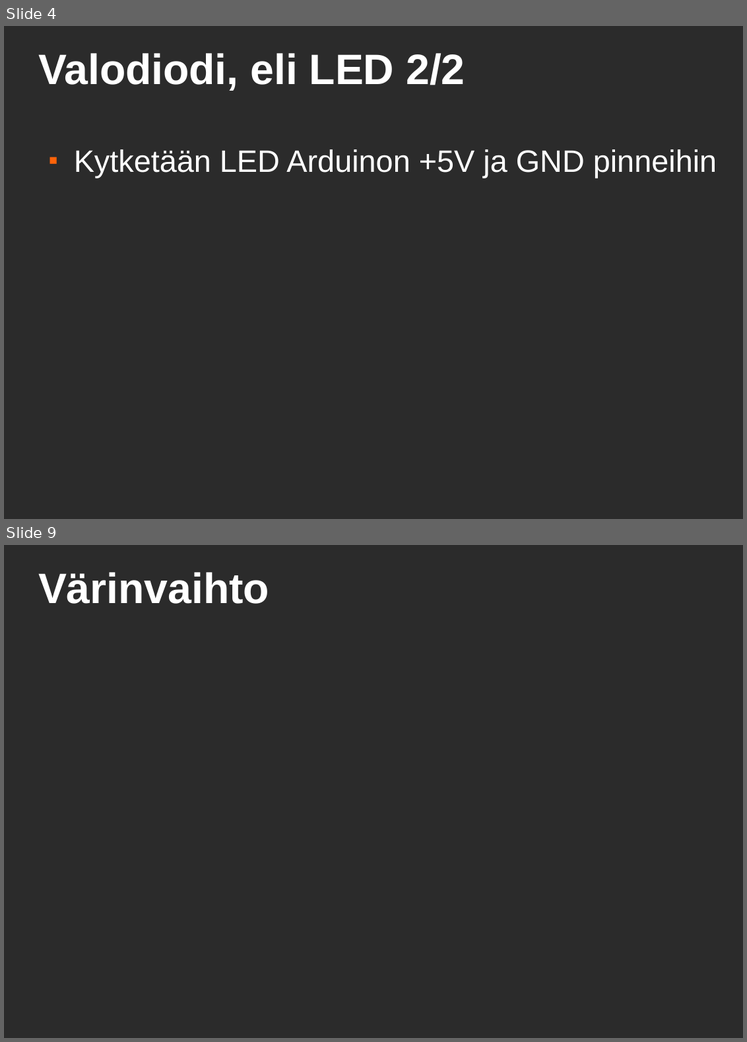
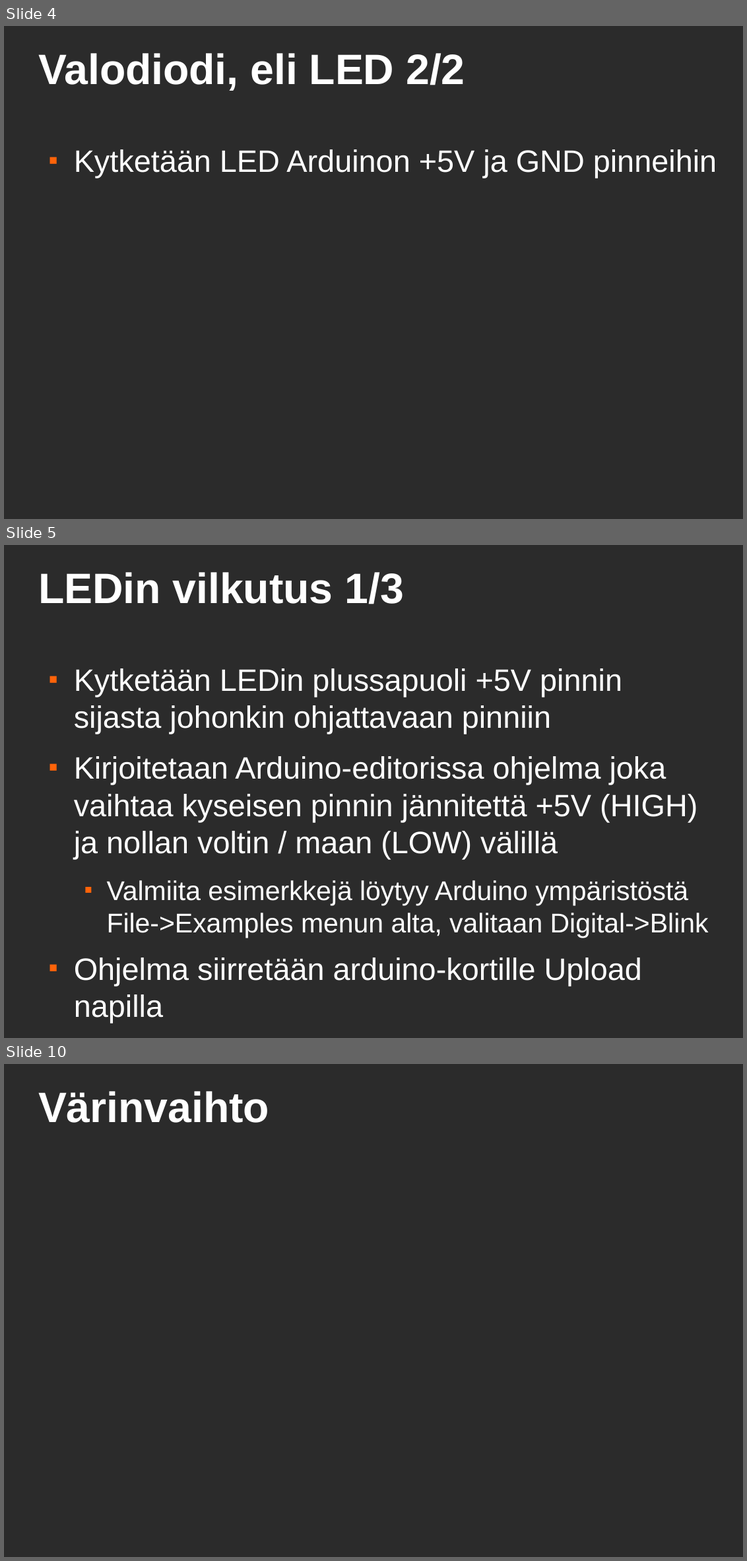
Before and after one commit to HelsinkiHacklab/arduinon-perusteet, a slide deck: arduinon-perusteet.odp. Shown one above the other, each under a label of ours: slides 4 and 9 before the commit, slides 4, 5 and 10 after it; the slides between them are not shown. The pictures are 747x1042 and 747x1561 pixels, drawn with LibreOffice and Linux fonts; fonts in the diff are those of the drawing; background and template pictures are left out; a plain dark background stands for a picture behind light text. Boxes give left, top, right and bottom in pixels: in the first picture for what was removed or moved away, otherwise in the second. Text is boxed around its words. In the diff, an @@ line names an element or a change of style, - is before the commit and + after.

Commit message:
Some corrections and LED blinking.

```diff
--- a/arduinon-perusteet.odp
+++ b/arduinon-perusteet.odp
@@ slide 5 added at [4, 545, 743, 1038], background picture (left out) @@
@@ title added at [38, 572, 403, 604], 44 pt, text #FFFFFF, bold @@
+LEDin vilkutus 1/3
@@ text added at [74, 668, 709, 986], 32 pt, text #FFFFFF @@
+■ Kytketään LEDin plussapuoli +5V pinnin sijasta johonkin ohjattavaan pinniin
+■ Kirjoitetaan Arduino-editorissa ohjelma joka vaihtaa kyseisen pinnin jännitettä +5V (HIGH) ja nollan voltin / maan (LOW) välillä
+  ■ Valmiita esimerkkejä löytyy Arduino ympäristöstä File->Examples menun alta, valitaan Digital->Blink
+■ Ohjelma siirretään arduino-kortille Upload napilla
@@ what was slide 9 is now slide 10 @@
```
Also in this commit, not shown: 6 slides changed, 1 other slide added, 1 slide removed.
